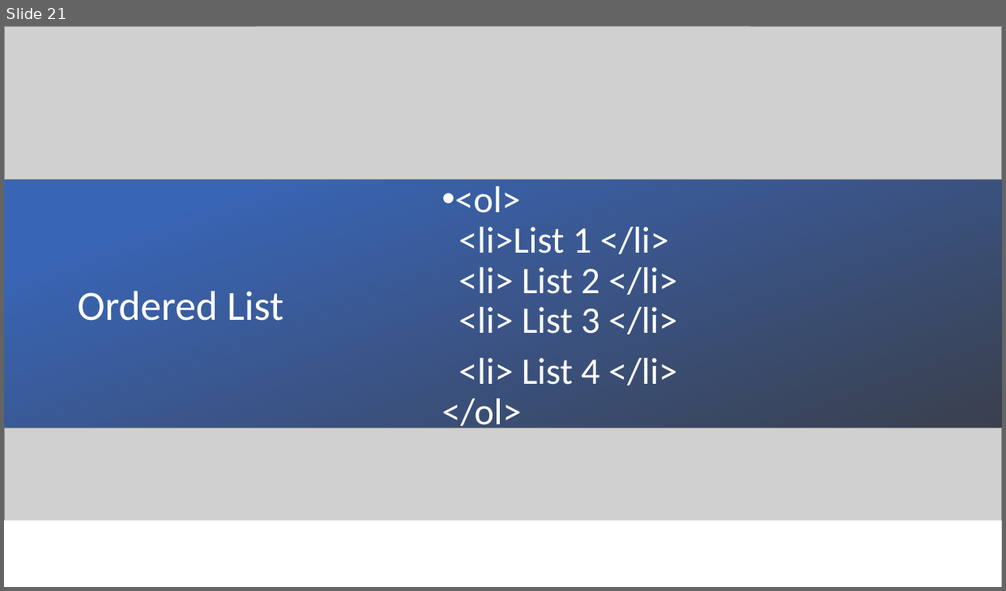
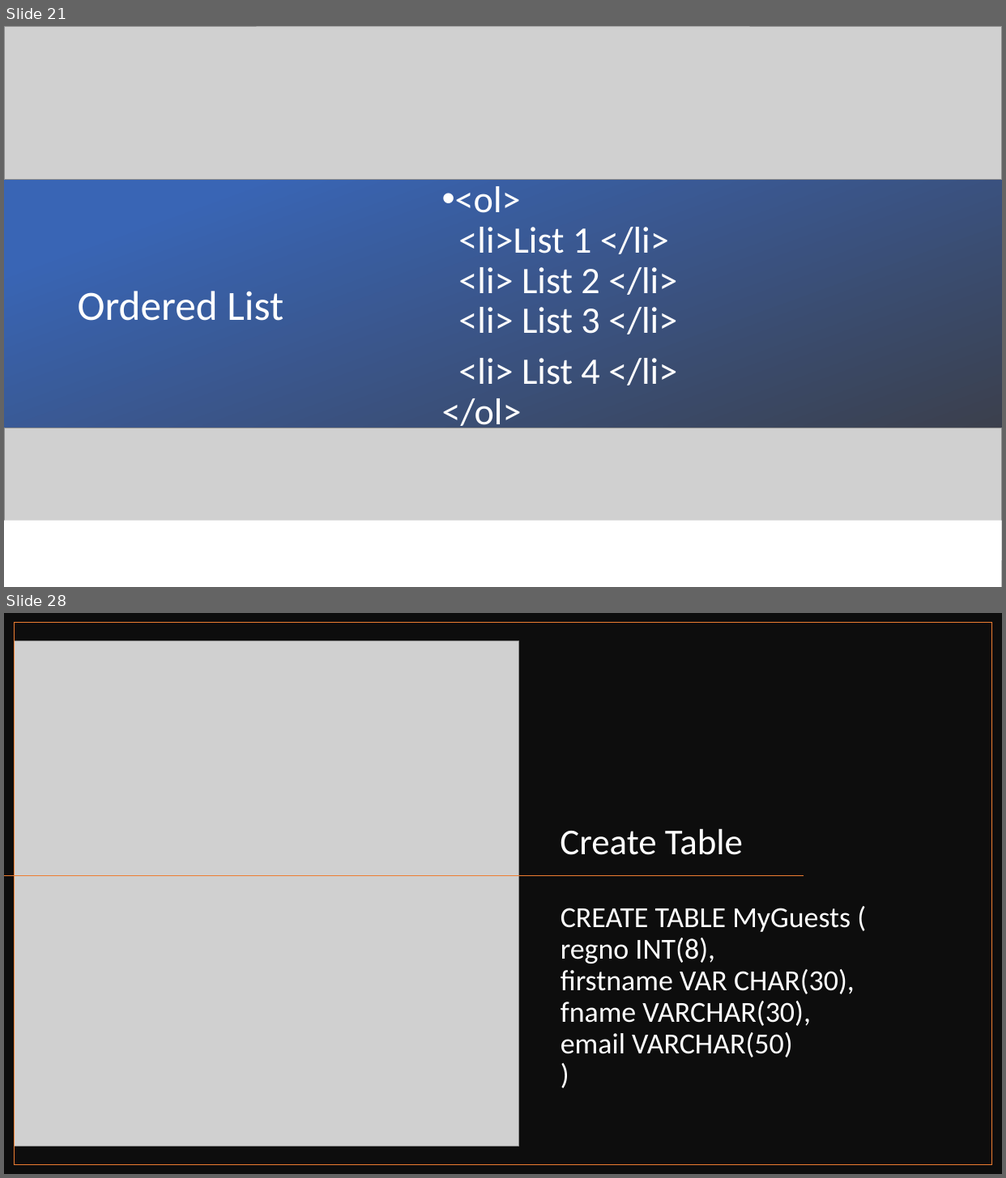
Before and after one commit to zneroravi/FullStack20, a slide deck: FullStackTraining.pptx. Shown one above the other, each under a label of ours: slide 21 before the commit, slides 21 and 28 after it; the slides between them are not shown. The pictures are 1006x591 and 1006x1178 pixels, drawn with LibreOffice and Linux fonts; fonts in the diff are those of the drawing; grey boxes stand for pictures. Boxes give left, top, right and bottom in pixels: in the first picture for what was removed or moved away, otherwise in the second. Text is boxed around its words. In the diff, an @@ line names an element or a change of style, - is before the commit and + after.

```diff
--- a/FullStackTraining.pptx
+++ b/FullStackTraining.pptx
@@ slide 28 added at [4, 613, 1002, 1174], background #FFFFFF @@
@@ rectangle added at [4, 613, 1002, 1174], fill #0D0D0D @@
@@ rectangle added at [15, 623, 992, 1165], outline #ED7D31 1 pt @@
@@ picture added at [15, 641, 519, 1146] @@
@@ title added at [560, 828, 743, 855], 35 pt, text #FFFFFF @@
+Create Table
@@ line added from (803, 875) to (4, 875), #ED7D31 1 pt @@
@@ text added at [560, 908, 854, 1058], 28 pt, text #FFFFFF @@
+CREATE TABLE MyGuests (
+regno INT(8),
+firstname VAR CHAR(30),
+fname VARCHAR(30),
+email VARCHAR(50)
+)
```
Also in this commit, not shown: 17 other slides added.
